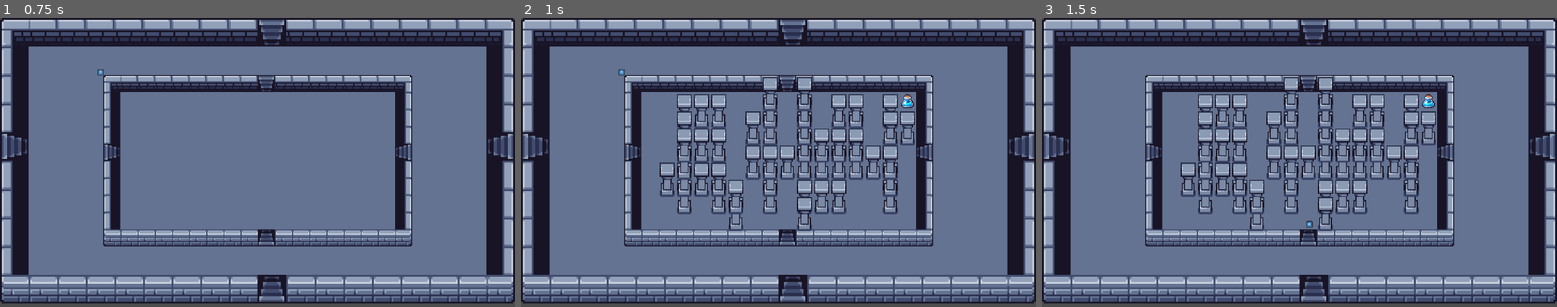
Above: before the commit, frames 1-3 (left to right).
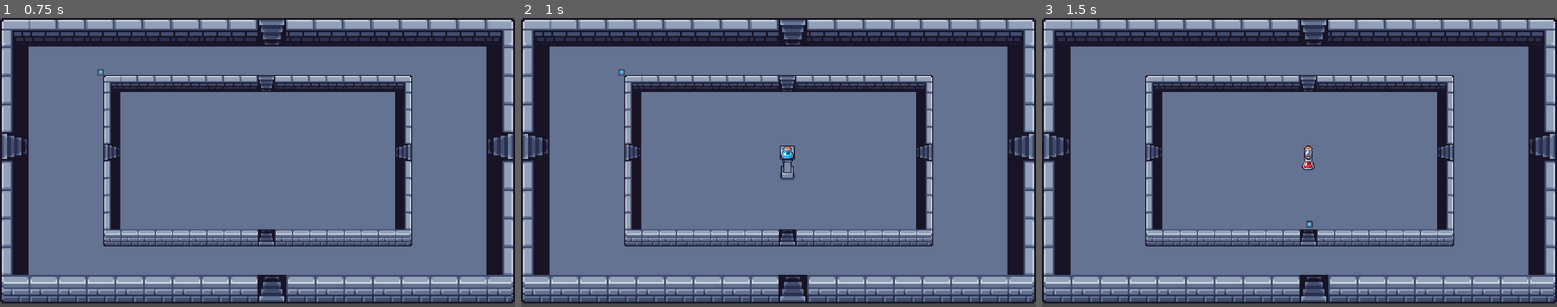
Above: after the commit, the same moments.

Repository: bnjmntmm/play_dungeon_crawler
Game: Godot game, scene res://scenes/gallery/gallery.tscn
The game is run twice, just before and just after one commit, with the same random seed, the same clock (stepped at 60 frames per second) and the same inputs. The project has no main scene, so this scene is started directly. The engine's default icon, where the game draws it, is replaced by a stand-in: a white triangle on a blue panel in a dark square.
Inputs:
- Up to frame 1 (0.75 s): tap Enter (ui_accept) at 0.5 s
- Up to frame 2 (1 s): tap Enter (ui_accept) at 0.77 s
- Up to frame 3 (1.5 s): no input

Frame 1 is identical in both runs. In frame 2, 8.4% of the frame differs, in the area x 26-77%, y 20-74%; in frame 3, 8.6%.

Commit message:
Adjusted Debug Ressource

Diff:
--- a/scenes/level_gen/dynamic_level.tscn
+++ b/scenes/level_gen/dynamic_level.tscn
@@ -2,6 +2,7 @@
 
 [ext_resource type="Script" uid="uid://bnjjcwxeu2dd1" path="res://scenes/level_gen/dynamic_level.gd" id="1_ebv8c"]
 [ext_resource type="Resource" uid="uid://hu6tf4its7hj" path="res://custom_data/test_kind3/level/level_test_kind3.tres" id="2_3g0j8"]
+[ext_resource type="Resource" uid="uid://yqomn35lug1w" path="res://custom_data/animal_test/level/level_animal_test.tres" id="2_a3nlj"]
 [ext_resource type="PackedScene" uid="uid://b5d5wutgrruw2" path="res://scenes/ui/scene_fader/scene_fader.tscn" id="3_kxjg4"]
 [ext_resource type="TileSet" uid="uid://vdu1ji6k73dm" path="res://assets/resources/tile_sets/placeholder_tileset.tres" id="3_tre45"]
 [ext_resource type="TileSet" uid="uid://bgcdbug7xbr73" path="res://assets/resources/tile_sets/scene_tileset.tres" id="3_u3gwp"]
@@ -26,7 +27,7 @@
 script = ExtResource("1_ebv8c")
 debug_mode_enabled = true
 debug_switch_level = true
-debug_level = ExtResource("2_3g0j8")
+debug_level = ExtResource("2_a3nlj")
 
 [node name="CanvasLayer" type="CanvasLayer" parent="." unique_id=1116835163]
 visible = false
